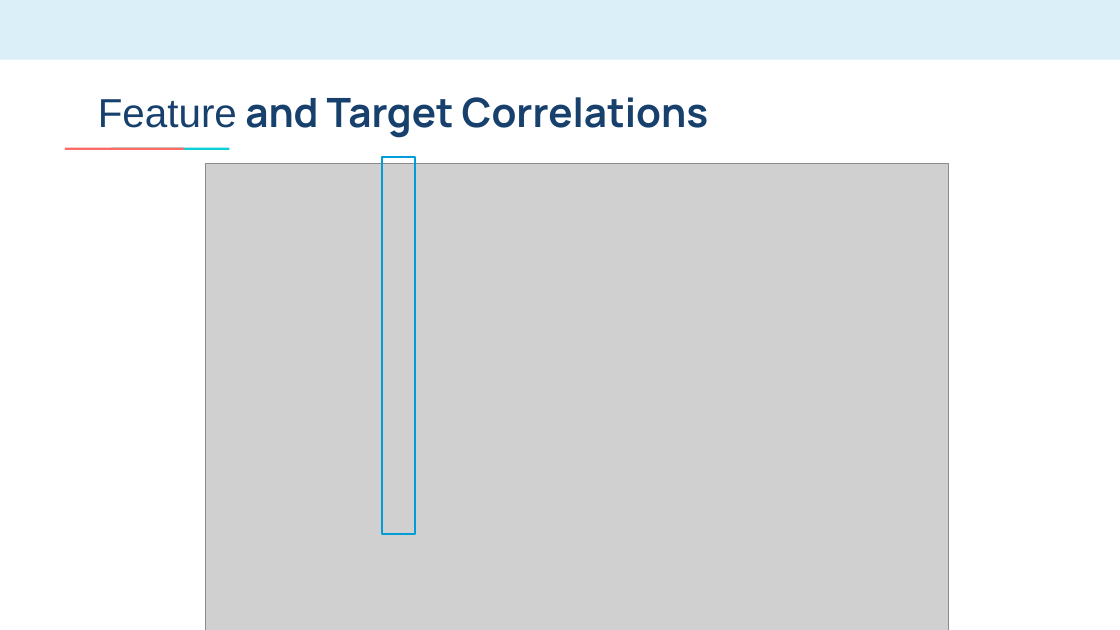
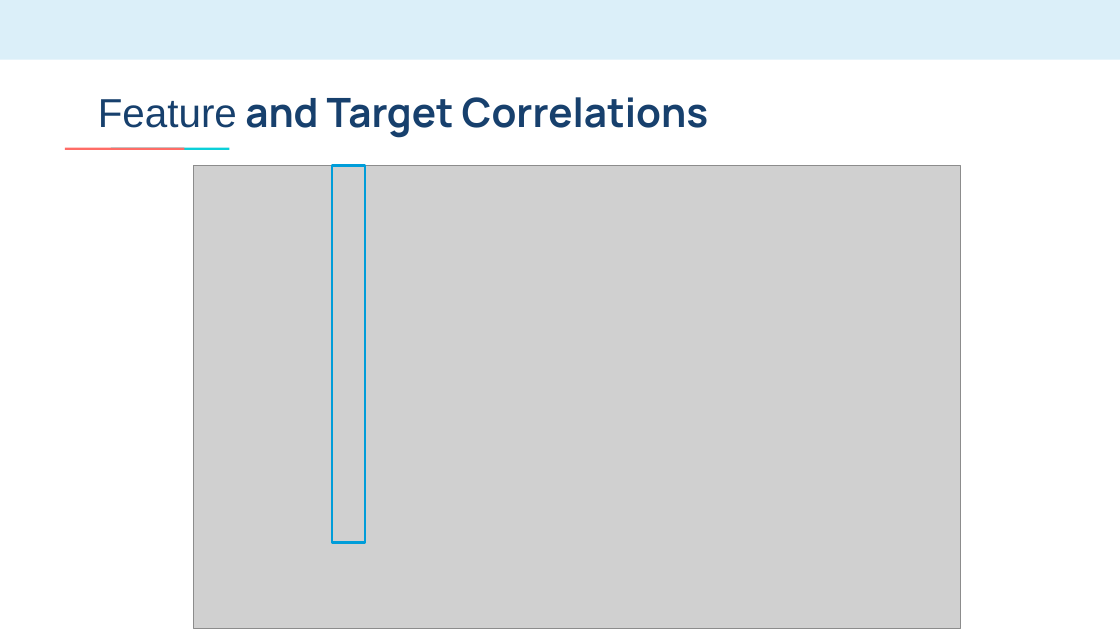
Before and after one commit to emilyageller/Geller_Metis, a slide deck: slide 7 of Project 2/Project2-World Happiness.pptx (slide 5 before the commit). Drawn at 1120x630 pixels with LibreOffice and Linux fonts; fonts in the diff are those of the drawing; grey boxes stand for pictures. Boxes give left, top, right and bottom in pixels: in the first picture for what was removed or moved away, otherwise in the second. Text is boxed around its words. In the diff, an @@ line names an element or a change of style, - is before the commit and + after.

```diff
--- a/Project 2/Project2-World Happiness.pptx
+++ b/Project 2/Project2-World Happiness.pptx
@@ picture resized from (x1=206, y1=164, x2=949, y2=630) to (x1=194, y1=166, x2=960, y2=628) @@
@@ rectangle moved from (x1=382, y1=157, x2=416, y2=534) to (x1=332, y1=166, x2=365, y2=543) @@
```
Also in this commit, not shown: 5 other slides changed, 2 slides added, 10 other files.
